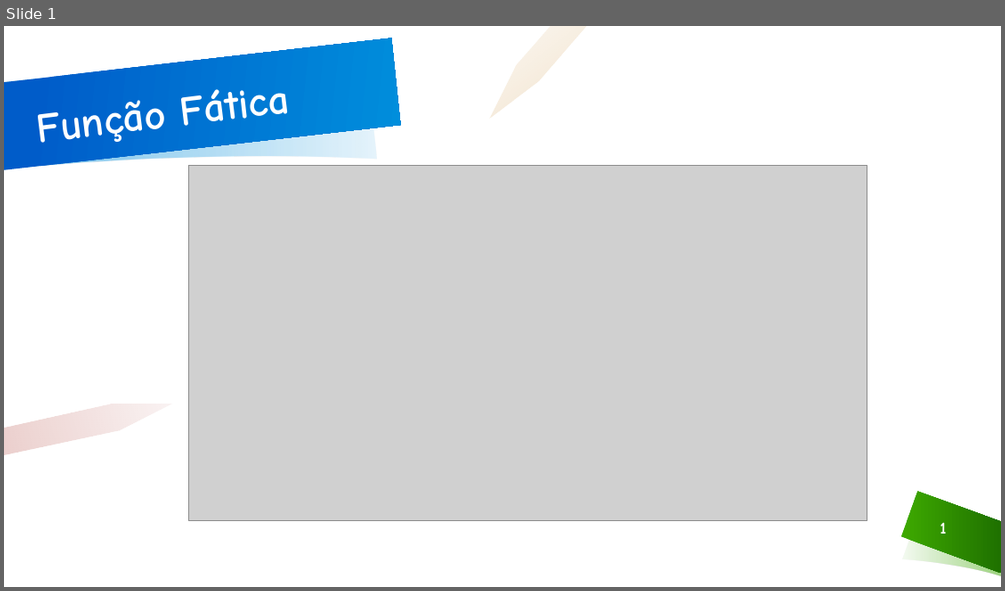
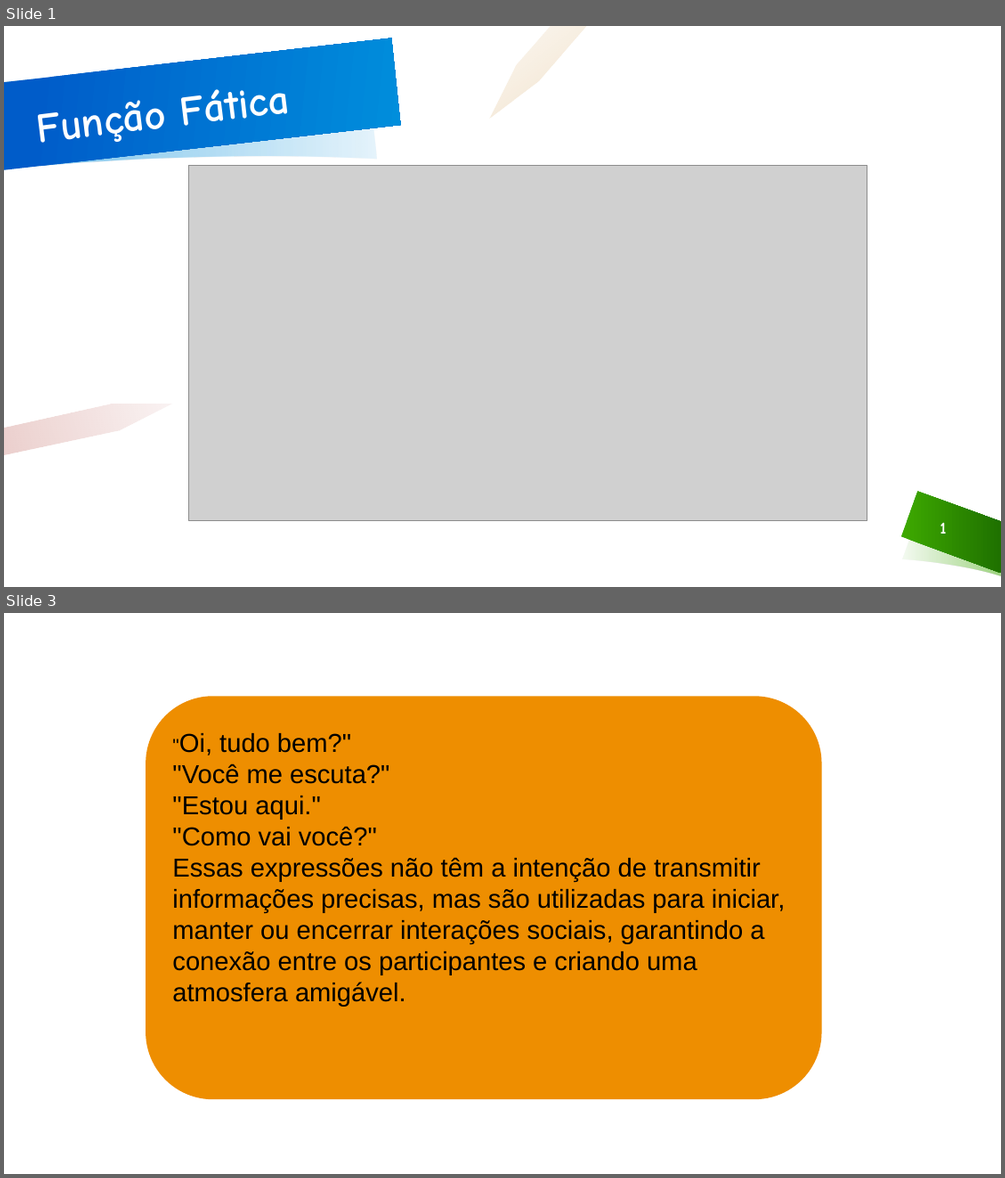
Before and after one commit to 1phantm1/SeminarioPT, a slide deck: funcaoFatica.pptx. Shown one above the other, each under a label of ours: slide 1 before the commit, slides 1 and 3 after it; the slides between them are not shown. The pictures are 1005x591 and 1005x1178 pixels, drawn with LibreOffice and Linux fonts; fonts in the diff are those of the drawing; grey boxes stand for pictures; background and template pictures are left out. Boxes give left, top, right and bottom in pixels: in the first picture for what was removed or moved away, otherwise in the second. Text is boxed around its words. In the diff, an @@ line names an element or a change of style, - is before the commit and + after.

```diff
--- a/funcaoFatica.pptx
+++ b/funcaoFatica.pptx
@@ slide 3 added at (x1=4, y1=613, x2=1001, y2=1174), background #FFFFFF; not listed: 2 template elements that a slide beside it also shows @@
@@ rectangle added at (x1=4, y1=613, x2=1001, y2=1174), fill #FFFFFF @@
@@ freeform shape added at (x1=455, y1=613, x2=642, y2=1068), fill gradient #FFAA00 @@
@@ freeform shape added at (x1=457, y1=613, x2=975, y2=1140), fill gradient #FFAA00 to #C07400 @@
@@ freeform shape added at (x1=481, y1=613, x2=952, y2=1116), fill #FFFFFF @@
@@ rounded rectangle added at (x1=146, y1=696, x2=821, y2=1099), fill #EE8E00, 25 pt, text #000000 @@
+"Oi, tudo bem?"
+"Você me escuta?"
+"Estou aqui."
+"Como vai você?"
+Essas expressões não têm a intenção de transmitir informações precisas, mas são utilizadas para iniciar, manter ou encerrar interações sociais, garantindo a conexão entre os participantes e criando uma atmosfera amigável.
```
Also in this commit, not shown: 4 slides changed, 7 other slides added, 4 slides removed, 2 other files.
